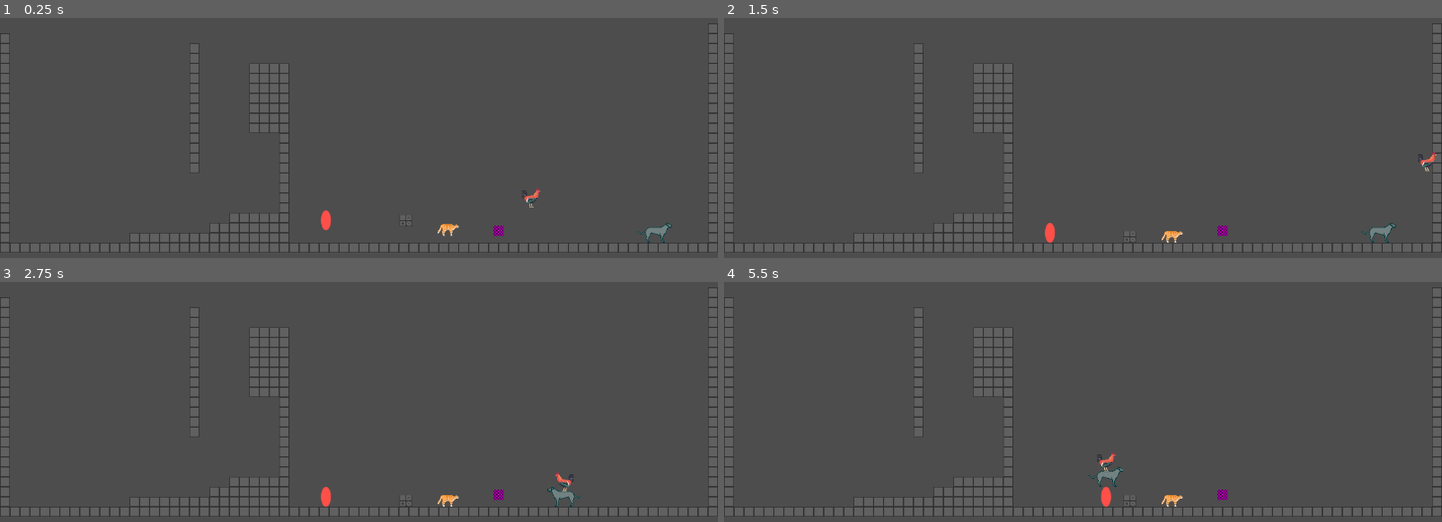
Above: before the commit, frames 1-4 (two rows, left to right).
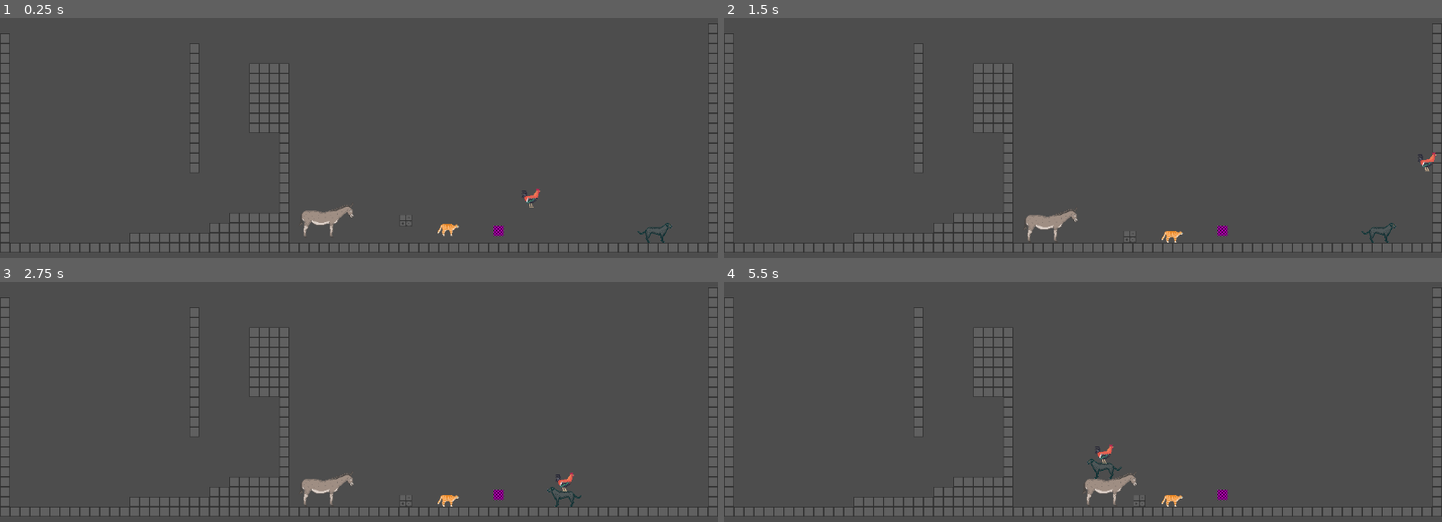
Above: after the commit, the same moments.

Repository: EdgeGnW/DETTAGameJam2026
Game: Godot game, scene res://modules/Test/Frederick.tscn
The game is run twice, just before and just after one commit, with the same random seed, the same clock (stepped at 60 frames per second) and the same inputs. This scene is started directly instead of the project's main scene.
Inputs:
- Up to frame 1 (0.25 s): no input
- Up to frame 2 (1.5 s): tap Enter (ui_accept) at 0.5, 0.77 s; hold Ctrl (roll) 0.53-1.28 s; hold Right (ui_right) from 0.53 s (still down); tap Ctrl (roll) at 1.35 s
- Up to frame 3 (2.75 s): tap Enter (ui_accept) at 1.52, 2 s; release Right (ui_right) at 2.03 s; hold Left (ui_left) from 2.03 s (still down); hold Ctrl (roll) from 2.03 s (still down)
- Up to frame 4 (5.5 s): release Ctrl (roll) at 2.78 s; tap Ctrl (roll) at 2.85, 4.35 s; tap Enter (ui_accept) at 3.02, 3.77, 4.52 s; hold Ctrl (roll) 3.53-4.28 s; release Left (ui_left) at 4.28 s; hold Right (ui_right) from 4.28 s (still down); hold Ctrl (roll) from 5.03 s (still down)

The runs differ from the first frame. In frame 1, 0.5% of the frame differs, in the area x 41-94%, y 77-94%; in frame 2, 0.6%; in frame 3, 0.6%; in frame 4, 0.8%, in the area x 50-59%, y 67-94%.
Error before the commit: Invalid access to property or key 'sprite_2d' on a base object of type 'Nil'. (res://modules/Player/player_2d.gd:94)

Commit message:
kleiner Bugfix beim Mounten

Diff:
--- a/modules/Player/Dog/dog.tscn
+++ b/modules/Player/Dog/dog.tscn
@@ -1,7 +1,7 @@
 [gd_scene load_steps=10 format=3 uid="uid://tccsja70bqmy"]
 
 [ext_resource type="Script" uid="uid://c10vumdibvibr" path="res://modules/Player/player_2d.gd" id="1_c2sop"]
-[ext_resource type="Texture2D" uid="uid://bp8opg1tuup1g" path="res://modules/Player/Dog/Hund_entwurf.png" id="2_ptn7w"]
+[ext_resource type="Texture2D" uid="uid://ckuc516ca0oj3" path="res://modules/Player/Dog/Kleffer_gut.png" id="2_ptn7w"]
 [ext_resource type="PackedScene" uid="uid://81ptk0c258x7" path="res://modules/StateMachine/state_machine.tscn" id="3_188by"]
 [ext_resource type="Script" path="res://modules/Player/idle.gd" id="4_t567j"]
 [ext_resource type="Script" path="res://modules/Player/walking.gd" id="5_6uw0d"]
--- a/modules/Player/Donkey/donkey.tscn
+++ b/modules/Player/Donkey/donkey.tscn
@@ -1,18 +1,18 @@
 [gd_scene load_steps=9 format=3 uid="uid://d2k3smpp8hlt5"]
 
 [ext_resource type="Script" uid="uid://c10vumdibvibr" path="res://modules/Player/player_2d.gd" id="1_mhh0p"]
-[ext_resource type="Texture2D" uid="uid://bswcxwwsonggn" path="res://modules/Player/textures/2D_player.png" id="2_wl2ke"]
+[ext_resource type="Texture2D" uid="uid://1ljamxn4srot" path="res://modules/Player/Donkey/Esel.png" id="2_64bre"]
 [ext_resource type="PackedScene" uid="uid://81ptk0c258x7" path="res://modules/StateMachine/state_machine.tscn" id="3_52hi8"]
 [ext_resource type="Script" path="res://modules/Player/idle.gd" id="4_ac7i3"]
 [ext_resource type="Script" path="res://modules/Player/walking.gd" id="5_3bw2j"]
 [ext_resource type="Script" uid="uid://fl6rvi6impgo" path="res://modules/Player/Donkey/mount.gd" id="6_64bre"]
 
 [sub_resource type="CapsuleShape2D" id="CapsuleShape2D_ycsqo"]
-radius = 8.0
-height = 32.0
+radius = 27.0
+height = 78.0
 
 [sub_resource type="RectangleShape2D" id="RectangleShape2D_mhh0p"]
-size = Vector2(10, 8)
+size = Vector2(37, 8)
 
 [node name="Donkey" type="CharacterBody2D" groups=["Animal"]]
 texture_filter = 1
@@ -25,11 +25,13 @@
 animal_state = 2
 
 [node name="CollisionShape2D" type="CollisionShape2D" parent="."]
+position = Vector2(0, 1.5)
+rotation = 1.5707964
 shape = SubResource("CapsuleShape2D_ycsqo")
 
 [node name="Sprite2D" type="Sprite2D" parent="."]
 unique_name_in_owner = true
-texture = ExtResource("2_wl2ke")
+texture = ExtResource("2_64bre")
 
 [node name="StateMachine" parent="." node_paths=PackedStringArray("current_state", "subject") instance=ExtResource("3_52hi8")]
 current_state = NodePath("Idle")
@@ -42,13 +44,14 @@
 script = ExtResource("5_3bw2j")
 
 [node name="Mount" type="Area2D" parent="."]
-position = Vector2(0, -16)
+position = Vector2(-8, -16.5)
 collision_layer = 0
 collision_mask = 46
 input_pickable = false
 script = ExtResource("6_64bre")
 
 [node name="CollisionShape2D" type="CollisionShape2D" parent="Mount"]
+position = Vector2(-4.5, 0)
 shape = SubResource("RectangleShape2D_mhh0p")
 
 [connection signal="body_entered" from="Mount" to="Mount" method="_on_body_entered"]
--- a/modules/Player/Donkey/mount.gd
+++ b/modules/Player/Donkey/mount.gd
@@ -7,6 +7,7 @@
 		if body.animal_state == AnimalState.Animal_state.ACTIVE:
 			if body.velocity.y > 0:
 				get_parent().has_mount = true
+				get_parent().mount = body
 				get_parent().set_animal_state(AnimalState.Animal_state.ACTIVE)
 				body.set_animal_state(AnimalState.Animal_state.RIDING)
 				#var pos = body.global_position
@@ -17,7 +18,6 @@
 
 func attach(body):
 	add_child(body)
-	get_parent().mount = body
 	#body.global_position = pos
 	body.global_position.x = global_position.x
 	body.global_position.y = global_position.y - body.height / 2
